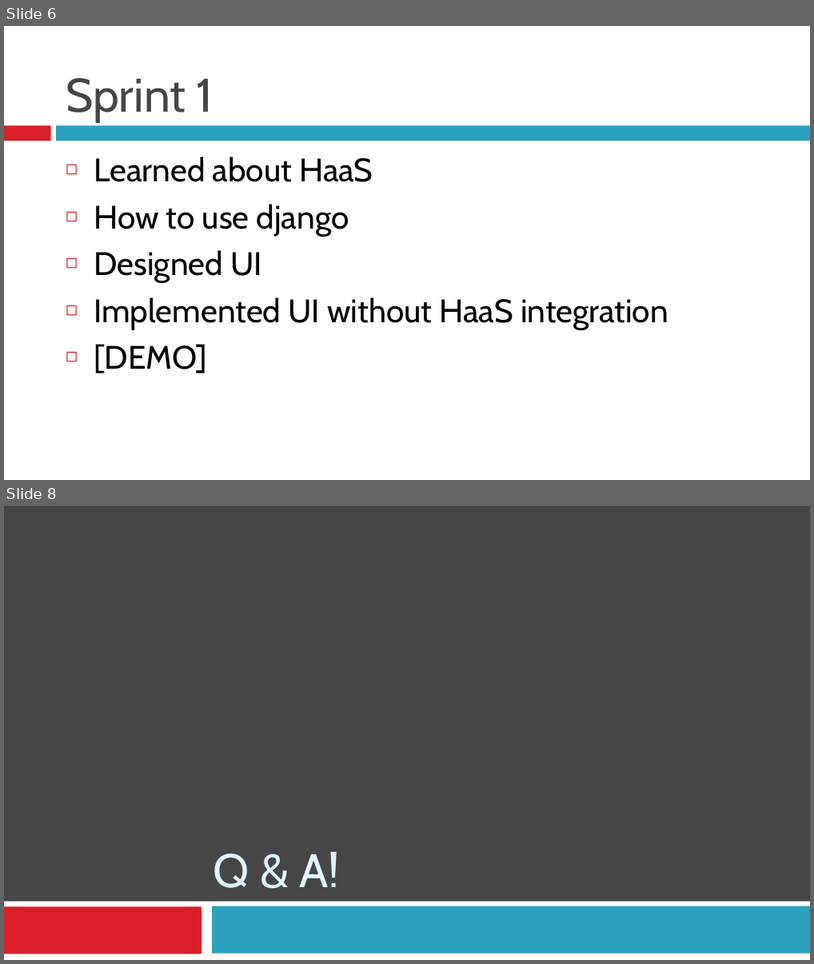
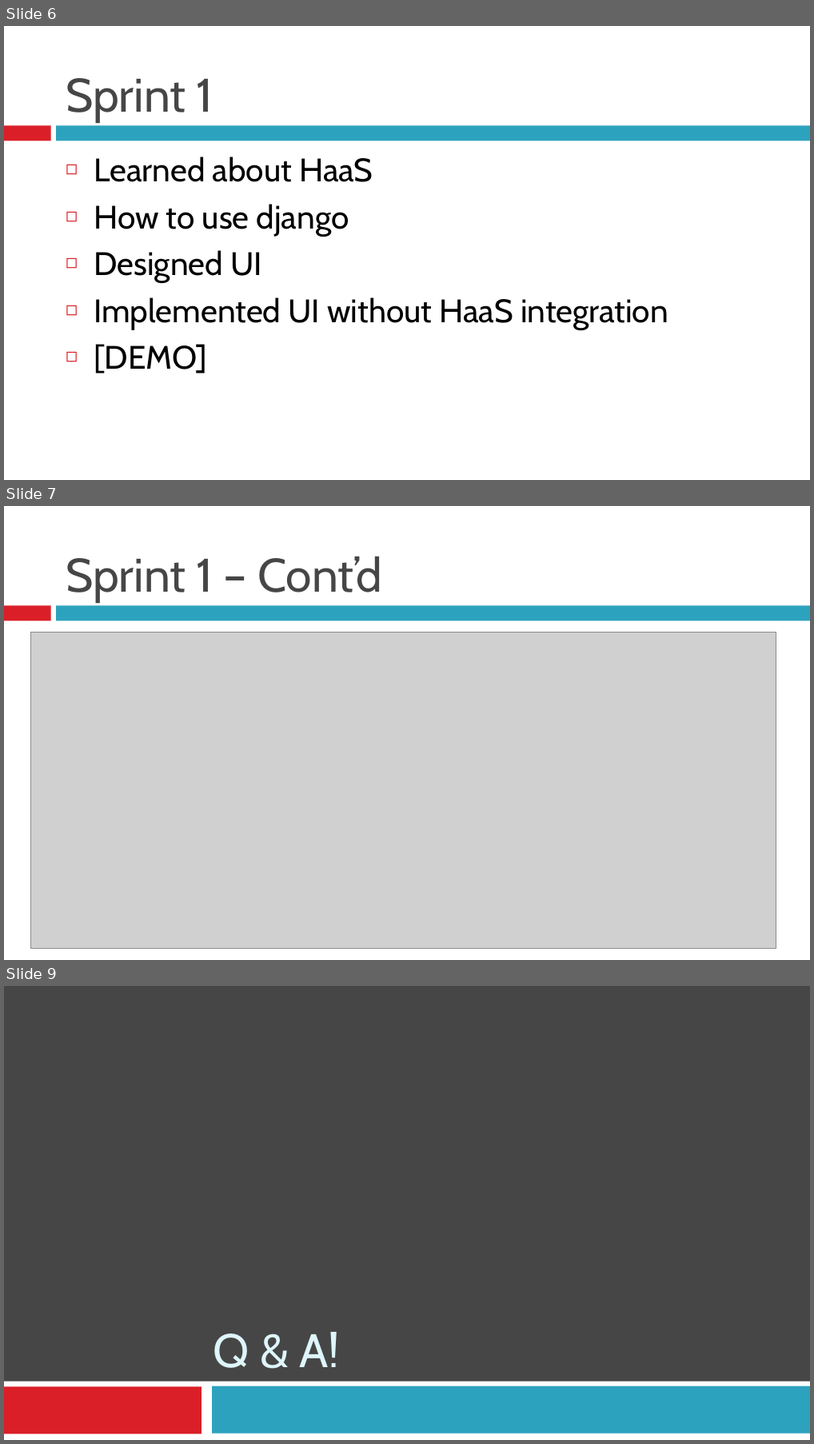
Before and after one commit to BU-EC500-SP15/moc-gui-plugins, a slide deck: Documentation/MOCUIPlugin-Demo1.pptx. Shown one above the other, each under a label of ours: slides 6 and 8 before the commit, slides 6, 7 and 9 after it; the slides between them are not shown. The pictures are 814x964 and 814x1444 pixels, drawn with LibreOffice and Linux fonts; fonts in the diff are those of the drawing; grey boxes stand for pictures. Boxes give left, top, right and bottom in pixels: in the first picture for what was removed or moved away, otherwise in the second. Text is boxed around its words. In the diff, an @@ line names an element or a change of style, - is before the commit and + after.

```diff
--- a/Documentation/MOCUIPlugin-Demo1.pptx
+++ b/Documentation/MOCUIPlugin-Demo1.pptx
@@ slide 7 added at (4, 506, 810, 960), background #FFFFFF; not listed: 2 template elements that a slide beside it also shows @@
@@ title added at (66, 556, 383, 601), 42 pt, text #464646 @@
+Sprint 1 – Cont’d
@@ picture added at (30, 632, 777, 948) @@
@@ what was slide 8 is now slide 9 @@
```
Also in this commit, not shown: 2 slides changed.
